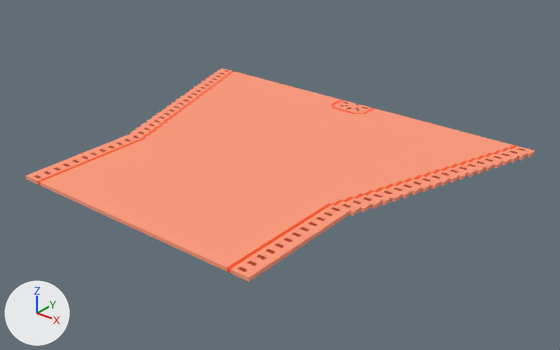
A saved change to the OBJ model Game Dev 2/Assets/Models/Tracks/Split_0/Lava Zone/Split_0-2.obj.
Camera for both pictures: a camera (50 mm lens) standing at (124.3, -146.6, 87.4) and looking at (5.8, 1.6, -4.5). The axes (+X, +Y, +Z) are drawn at lower left. The lights are the same throughout. Where no turn or scale is listed for an object, it has been applied to the vertices. Vertices at the same position are counted once.

The scene before the commit, as lines of its bpy script (objects in view):
```python
me_split_0_2 = bpy.data.meshes.new('Split_0-2')
me_split_0_2.from_pydata(...)  # 1028 vertices, 2052 faces; spans x -57.5..57.5, y -48.0..48.0, z 0.0..1.0
me_split_0_2.materials.append(mat_palette)  # picture img_split_0_2_png
ob_split_0_2 = bpy.data.objects.new('Split_0-2', me_split_0_2)
ob_split_0_2.location = (0.0, 0.0, 0.0)
```
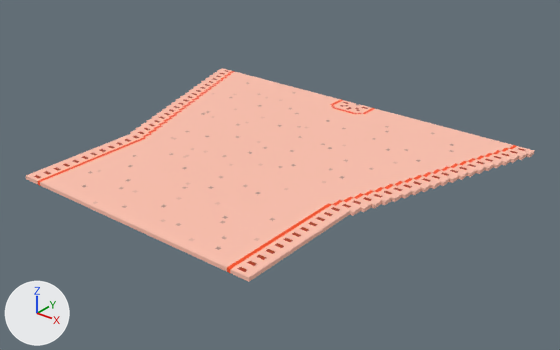
Location of each change, [x1, y1, x2, y2] in pixels of the pictures (560 x 350 px):
part 1 of me_split_0_2, added (beige): after [41, 74, 505, 267]

The change, as a list of edits to the scene's bpy script:
```text
Change me_split_0_2:
    used by ob_split_0_2; location = (0.0, 0.0, 0.0)
    remove me_split_0_2.from_pydata(...)  # 1028 vertices, 2052 faces; spans x -57.5..57.5, y -48.0..48.0, z 0.0..1.0
    add me_split_0_2.from_pydata(...)  # 1740 vertices, 3476 faces; spans x -57.5..57.5, y -48.0..48.0, z 0.0..1.0
    me_split_0_2 part 1: 712 vertices added at x -42.5..40.5, y -47.0..44.0, z 0.0..1.0
```
